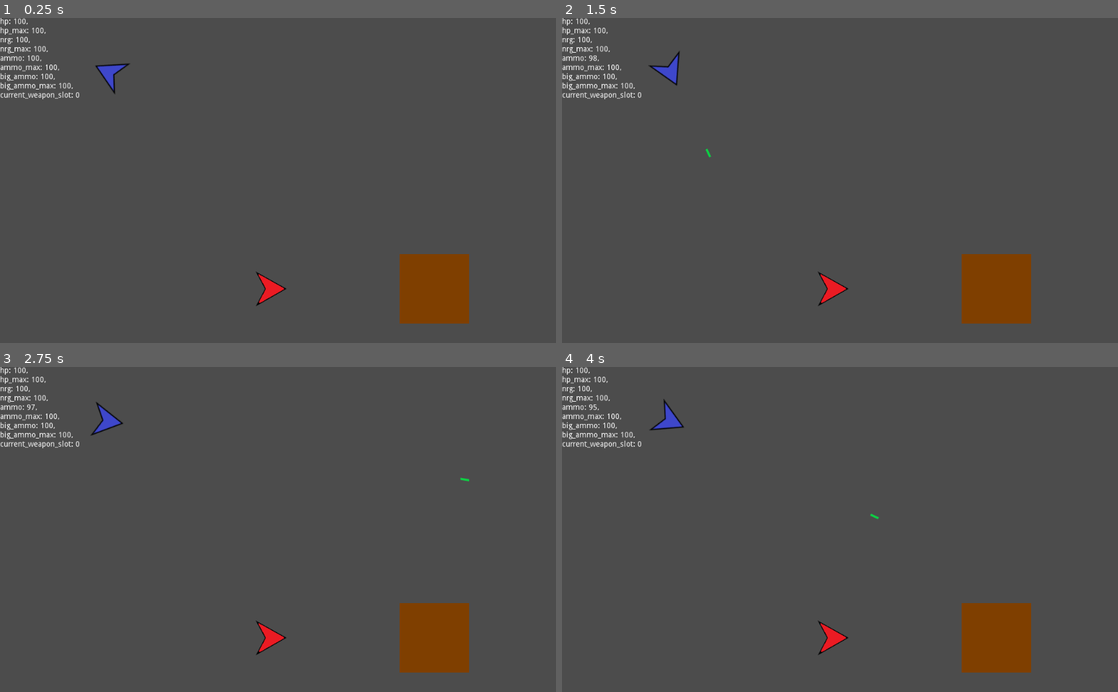
Above: before the commit, frames 1-4 (two rows, left to right).
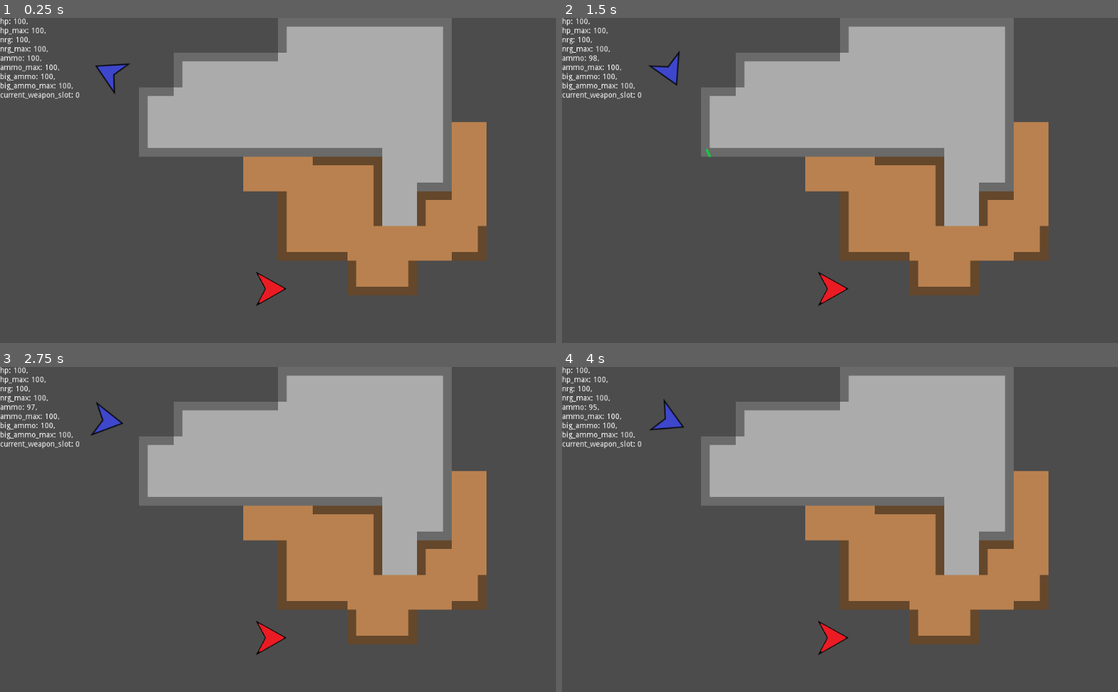
Above: after the commit, the same moments.

Repository: afkpuezo/blinkshooter
Game: Godot game, scene res://scenes/demos/demo.tscn
The game is run twice, just before and just after one commit, with the same random seed, the same clock (stepped at 60 frames per second) and the same inputs.
Inputs (mouse positions are in pixels of both pictures, inside the frame that each line leads up to):
- Up to frame 1 (0.25 s): no input
- Up to frame 2 (1.5 s): tap Enter at 0.5 s; move the mouse to (962, 164) at 0.52 s; click (962, 164) at 0.6 s; tap Space at 1.25 s; move the mouse to (728, 196) at 1.27 s; click (728, 196) at 1.35 s
- Up to frame 3 (2.75 s): tap Enter at 2 s; move the mouse to (333, 458) at 2.02 s; click (333, 458) at 2.1 s
- Up to frame 4 (4 s): move the mouse to (812, 594) at 2.77 s; click (812, 594) at 2.85 s; tap Space at 3.5 s; move the mouse to (1006, 578) at 3.52 s; click (1006, 578) at 3.6 s

The runs differ from the first frame. In frame 1, 37% of the frame differs, in the area x 25-88%, y 0-95%; in frame 2, 37%; in frame 3, 37%; in frame 4, 37%.

Commit message:
basic tiling working

Diff:
--- a/scenes/demos/demo.tscn
+++ b/scenes/demos/demo.tscn
@@ -1,14 +1,144 @@
-[gd_scene load_steps=10 format=2]
+[gd_scene load_steps=20 format=2]
 
 [ext_resource path="res://scripts/actions/demo_action.gd" type="Script" id=1]
 [ext_resource path="res://scenes/weapons/big_gun.tscn" type="PackedScene" id=2]
 [ext_resource path="res://scenes/ui/player_monitor_text.tscn" type="PackedScene" id=3]
 [ext_resource path="res://scenes/weapons/enemy_gun.tscn" type="PackedScene" id=4]
 [ext_resource path="res://scenes/units/player.tscn" type="PackedScene" id=5]
-[ext_resource path="res://scenes/terrain/wall.tscn" type="PackedScene" id=6]
+[ext_resource path="res://assets/terrain/terrain.png" type="Texture" id=6]
 [ext_resource path="res://scenes/actions/blink.tscn" type="PackedScene" id=7]
 [ext_resource path="res://scenes/weapons/small_gun.tscn" type="PackedScene" id=8]
 [ext_resource path="res://scenes/units/enemy.tscn" type="PackedScene" id=9]
+
+[sub_resource type="ConvexPolygonShape2D" id=2]
+points = PoolVector2Array( 64, 64, 0, 64, 0, 0, 64, 0 )
+
+[sub_resource type="ConvexPolygonShape2D" id=3]
+points = PoolVector2Array( 64, 64, 0, 64, 0, 0, 64, 0 )
+
+[sub_resource type="ConvexPolygonShape2D" id=4]
+points = PoolVector2Array( 64, 64, 0, 64, 0, 0, 64, 0 )
+
+[sub_resource type="ConvexPolygonShape2D" id=5]
+points = PoolVector2Array( 64, 64, 0, 64, 0, 0, 64, 0 )
+
+[sub_resource type="ConvexPolygonShape2D" id=6]
+points = PoolVector2Array( 64, 64, 0, 64, 0, 0, 64, 0 )
+
+[sub_resource type="ConvexPolygonShape2D" id=7]
+points = PoolVector2Array( 64, 64, 0, 64, 0, 0, 64, 0 )
+
+[sub_resource type="ConvexPolygonShape2D" id=8]
+points = PoolVector2Array( 64, 64, 0, 64, 0, 0, 64, 0 )
+
+[sub_resource type="ConvexPolygonShape2D" id=9]
+points = PoolVector2Array( 64, 64, 0, 64, 0, 0, 64, 0 )
+
+[sub_resource type="ConvexPolygonShape2D" id=10]
+points = PoolVector2Array( 64, 64, 0, 64, 0, 0, 64, 0 )
+
+[sub_resource type="TileSet" id=1]
+0/name = "floor"
+0/texture = ExtResource( 6 )
+0/tex_offset = Vector2( 0, 0 )
+0/modulate = Color( 1, 1, 1, 1 )
+0/region = Rect2( 0, 0, 192, 192 )
+0/tile_mode = 1
+0/autotile/bitmask_mode = 1
+0/autotile/bitmask_flags = [ Vector2( 0, 0 ), 432, Vector2( 0, 1 ), 438, Vector2( 0, 2 ), 54, Vector2( 1, 0 ), 504, Vector2( 1, 1 ), 511, Vector2( 1, 2 ), 63, Vector2( 2, 0 ), 216, Vector2( 2, 1 ), 219, Vector2( 2, 2 ), 27 ]
+0/autotile/icon_coordinate = Vector2( 1, 1 )
+0/autotile/tile_size = Vector2( 64, 64 )
+0/autotile/spacing = 0
+0/autotile/occluder_map = [  ]
+0/autotile/navpoly_map = [  ]
+0/autotile/priority_map = [  ]
+0/autotile/z_index_map = [  ]
+0/occluder_offset = Vector2( 0, 0 )
+0/navigation_offset = Vector2( 0, 0 )
+0/shape_offset = Vector2( 0, 0 )
+0/shape_transform = Transform2D( 1, 0, 0, 1, 0, 0 )
+0/shape_one_way = false
+0/shape_one_way_margin = 0.0
+0/shapes = [  ]
+0/z_index = 0
+1/name = "walls"
+1/texture = ExtResource( 6 )
+1/tex_offset = Vector2( 0, 0 )
+1/modulate = Color( 1, 1, 1, 1 )
+1/region = Rect2( 0, 192, 192, 192 )
+1/tile_mode = 1
+1/autotile/bitmask_mode = 1
+1/autotile/bitmask_flags = [ Vector2( 0, 0 ), 432, Vector2( 0, 1 ), 438, Vector2( 0, 2 ), 54, Vector2( 1, 0 ), 504, Vector2( 1, 1 ), 511, Vector2( 1, 2 ), 63, Vector2( 2, 0 ), 216, Vector2( 2, 1 ), 219, Vector2( 2, 2 ), 27 ]
+1/autotile/icon_coordinate = Vector2( 1, 1 )
+1/autotile/tile_size = Vector2( 64, 64 )
+1/autotile/spacing = 0
+1/autotile/occluder_map = [  ]
+1/autotile/navpoly_map = [  ]
+1/autotile/priority_map = [  ]
+1/autotile/z_index_map = [  ]
+1/occluder_offset = Vector2( 0, 0 )
+1/navigation_offset = Vector2( 0, 0 )
+1/shape_offset = Vector2( 0, 0 )
+1/shape_transform = Transform2D( 1, 0, 0, 1, 0, 0 )
+1/shape = SubResource( 2 )
+1/shape_one_way = false
+1/shape_one_way_margin = 1.0
+1/shapes = [ {
+"autotile_coord": Vector2( 0, 0 ),
+"one_way": false,
+"one_way_margin": 1.0,
+"shape": SubResource( 2 ),
+"shape_transform": Transform2D( 1, 0, 0, 1, 0, 0 )
+}, {
+"autotile_coord": Vector2( 1, 0 ),
+"one_way": false,
+"one_way_margin": 1.0,
+"shape": SubResource( 3 ),
+"shape_transform": Transform2D( 1, 0, 0, 1, 0, 0 )
+}, {
+"autotile_coord": Vector2( 2, 0 ),
+"one_way": false,
+"one_way_margin": 1.0,
+"shape": SubResource( 4 ),
+"shape_transform": Transform2D( 1, 0, 0, 1, 0, 0 )
+}, {
+"autotile_coord": Vector2( 0, 1 ),
+"one_way": false,
+"one_way_margin": 1.0,
+"shape": SubResource( 5 ),
+"shape_transform": Transform2D( 1, 0, 0, 1, 0, 0 )
+}, {
+"autotile_coord": Vector2( 1, 1 ),
+"one_way": false,
+"one_way_margin": 1.0,
+"shape": SubResource( 6 ),
+"shape_transform": Transform2D( 1, 0, 0, 1, 0, 0 )
+}, {
+"autotile_coord": Vector2( 2, 1 ),
+"one_way": false,
+"one_way_margin": 1.0,
+"shape": SubResource( 7 ),
+"shape_transform": Transform2D( 1, 0, 0, 1, 0, 0 )
+}, {
+"autotile_coord": Vector2( 0, 2 ),
+"one_way": false,
+"one_way_margin": 1.0,
+"shape": SubResource( 8 ),
+"shape_transform": Transform2D( 1, 0, 0, 1, 0, 0 )
+}, {
+"autotile_coord": Vector2( 1, 2 ),
+"one_way": false,
+"one_way_margin": 1.0,
+"shape": SubResource( 9 ),
+"shape_transform": Transform2D( 1, 0, 0, 1, 0, 0 )
+}, {
+"autotile_coord": Vector2( 2, 2 ),
+"one_way": false,
+"one_way_margin": 1.0,
+"shape": SubResource( 10 ),
+"shape_transform": Transform2D( 1, 0, 0, 1, 0, 0 )
+} ]
+1/z_index = 0
 
 [node name="World" type="Node2D"]
 
@@ -41,9 +171,11 @@
 
 [node name="EnemyGun" parent="Enemy/EnemyWeaponBar" index="0" instance=ExtResource( 4 )]
 
-[node name="Wall" parent="." instance=ExtResource( 6 )]
-position = Vector2( 800, 500 )
-scale = Vector2( 2, 2 )
+[node name="TileMap" type="TileMap" parent="."]
+z_index = -10
+tile_set = SubResource( 1 )
+format = 1
+tile_data = PoolIntArray( 8, 0, 0, 9, 0, 1, 10, 0, 1, 11, 0, 1, 12, 0, 2, 65541, 0, 0, 65542, 0, 1, 65543, 0, 1, 65544, 0, 65537, 65545, 0, 65537, 65546, 0, 65537, 65547, 0, 65537, 65548, 0, 65538, 131076, 0, 0, 131077, 0, 65537, 131078, 0, 65537, 131079, 0, 65537, 131080, 0, 65537, 131081, 0, 65537, 131082, 0, 65537, 131083, 0, 65537, 131084, 0, 65538, 196612, 0, 131072, 196613, 0, 131073, 196614, 0, 131073, 196615, 0, 131073, 196616, 0, 131073, 196617, 0, 131073, 196618, 0, 131073, 196619, 0, 65537, 196620, 0, 65538, 196621, 1, 65537, 262151, 1, 65537, 262152, 1, 65537, 262153, 1, 1, 262154, 1, 2, 262155, 0, 65537, 262156, 0, 131074, 262157, 1, 65537, 327688, 1, 65536, 327689, 1, 65537, 327690, 1, 65538, 327691, 0, 65537, 327692, 1, 0, 327693, 1, 65537, 393224, 1, 131072, 393225, 1, 131073, 393226, 1, 65537, 393227, 1, 65537, 393228, 1, 65537, 393229, 1, 131074, 458762, 1, 131072, 458763, 1, 131074 )
 
 [editable path="Player"]
 [editable path="Enemy"]
--- a/scripts/bullet.gd
+++ b/scripts/bullet.gd
@@ -22,15 +22,17 @@
 	#print("DEBUG: bullet hitbox area entered by: %s" % area.name)
 	if area is HurtBox:
 		area.take_damage(damage, self)
-		queue_free()
+		_handle_hit()
 	else:
 		print("DEBUG: Bullet._on_HitBox_area_entered() passed a non-HurtBox area: %s" % area.name)
 
 
 ## handles collisions with things that aren't hurt, like walls
+## NOTE: just assumes that anything in the Wall collision layer (1) is a wall
 func _on_BulletMover_collided(collision: KinematicCollision2D) -> void:
-	var other = collision.collider
-	if other is Wall:
-		queue_free()
-	else:
-		print("DEBUG: Bullet._on_BulletMover_collided() doesn't recognize collided object: %s" % other.name)
+	_handle_hit() # at some point, explode on the wall or something
+
+
+## EG if there are animations that play on hitting a unit or wall
+func _handle_hit():
+	queue_free()
Binary file added: assets/terrain/terrain.png
Not shown, added: assets/terrain/terrain.png.import
